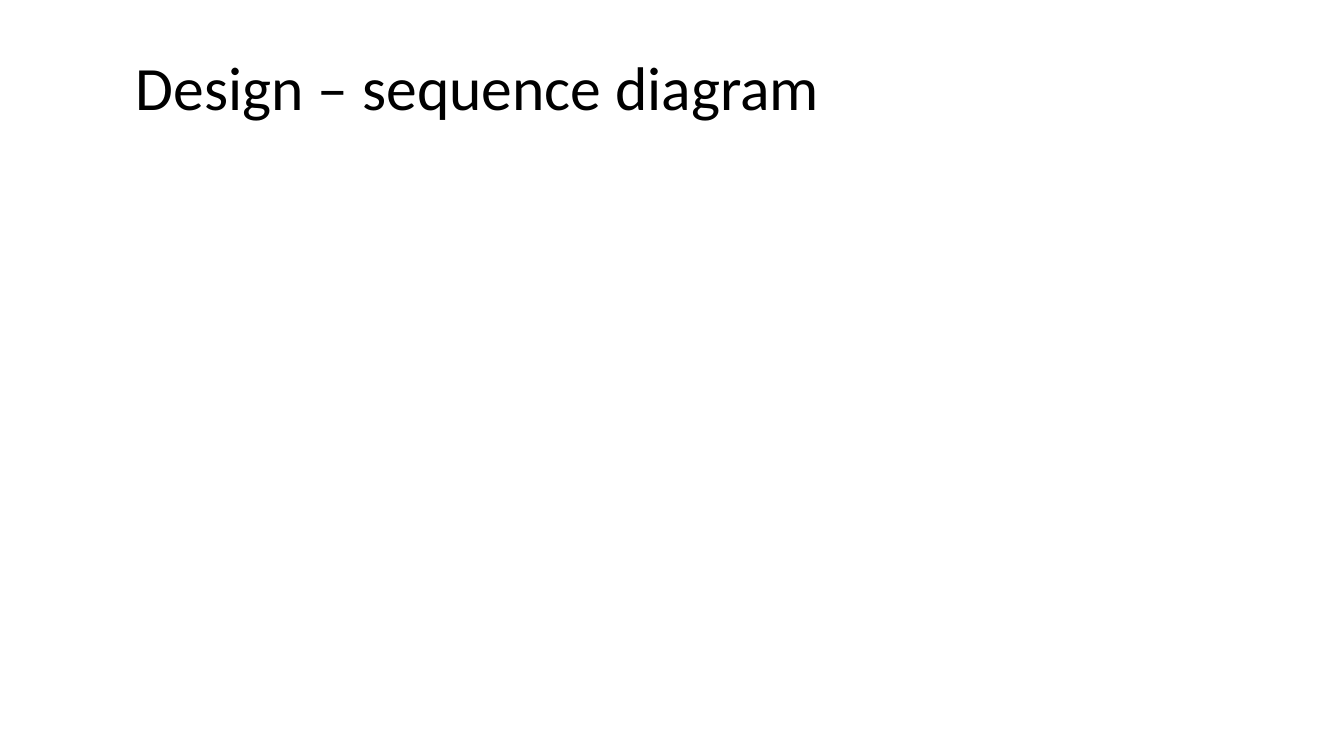
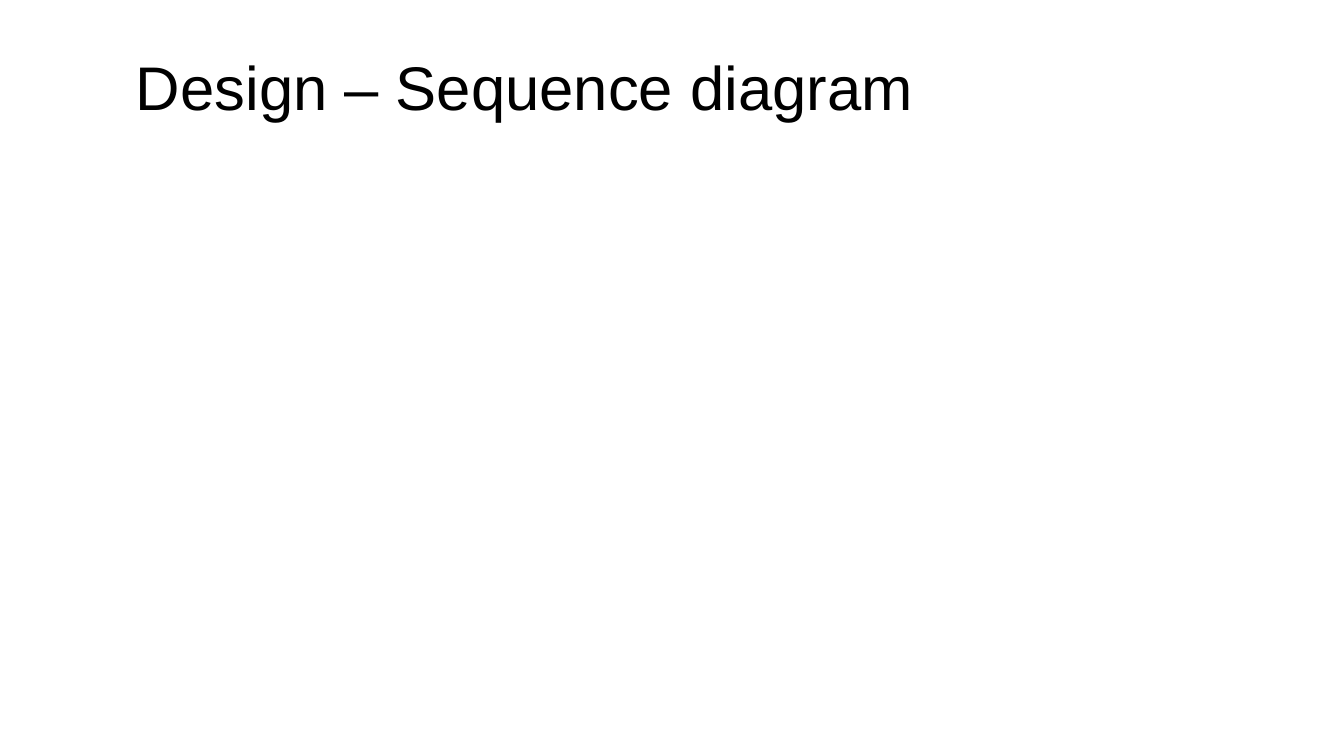
Before and after one commit to sdaisyna/PharmacyMS, a slide deck: slide 28 of Design/Medino Pharmacy.pptx (slide 29 before the commit). Drawn at 1344x756 pixels with LibreOffice and Linux fonts; fonts in the diff are those of the drawing. Boxes give left, top, right and bottom in pixels: in the first picture for what was removed or moved away, otherwise in the second. Text is boxed around its words. In the diff, an @@ line names an element or a change of style, - is before the commit and + after.

```diff
--- a/Design/Medino Pharmacy.pptx
+++ b/Design/Medino Pharmacy.pptx
@@ title at [136,65,912,121]: text changed; font Calibri to Arial @@
-Design – sequence diagram
+Design – Sequence diagram
```
Also in this commit, not shown: 15 other slides changed, 8 slides added, 12 slides removed, 2 other files.
